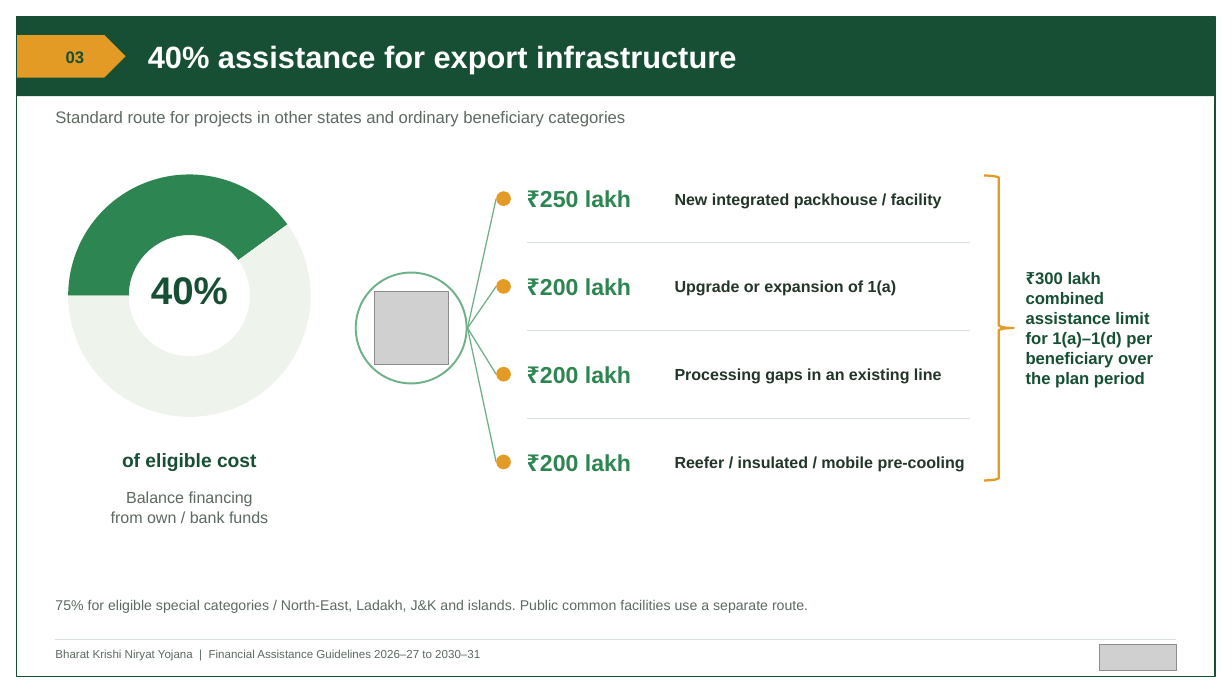
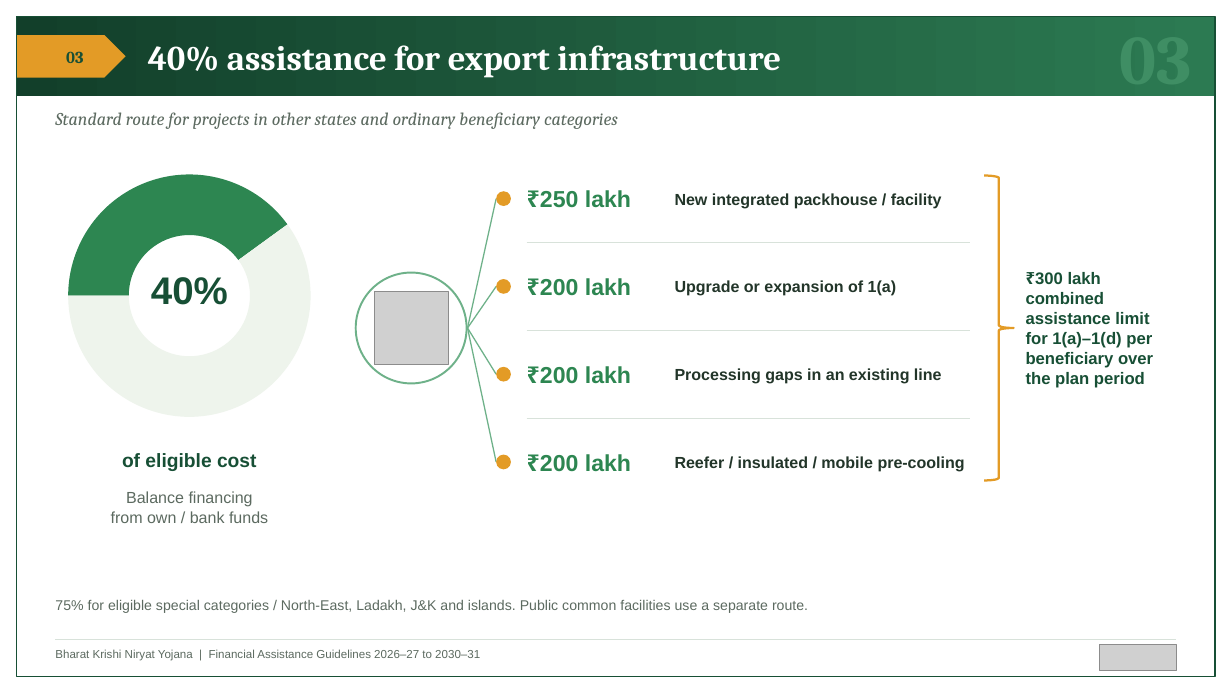
Before and after one commit to BantheFox012/FM, a slide deck: slide 3 of APEDA_BKNY_Standard_40_Percent.pptx. Drawn at 1232x693 pixels with LibreOffice and Linux fonts; fonts in the diff are those of the drawing; grey boxes stand for pictures. Boxes give left, top, right and bottom in pixels: in the first picture for what was removed or moved away, otherwise in the second. Text is boxed around its words. In the diff, an @@ line names an element or a change of style, - is before the commit and + after.

```diff
--- a/APEDA_BKNY_Standard_40_Percent.pptx
+++ b/APEDA_BKNY_Standard_40_Percent.pptx
@@ rectangle at (17,17,1215,96): fill #174F35 to gradient #123F2A to #2C7A52 @@
@@ text "40% assistance for export infrastructure" at (148,45,781,78): size 24 to 27 pt, font Arial to Cambria @@
@@ text "03" at (66,51,83,63): font Arial to Cambria @@
@@ text "Standard route for projects in ..." at (55,112,618,129): size 13 to 14 pt, font Arial to Cambria, italic on @@
@@ text added at (1120,96,1192,98), 54 pt, text #3F8E64, bold @@
+03
```
Also in this commit, not shown: 13 other slides changed.
